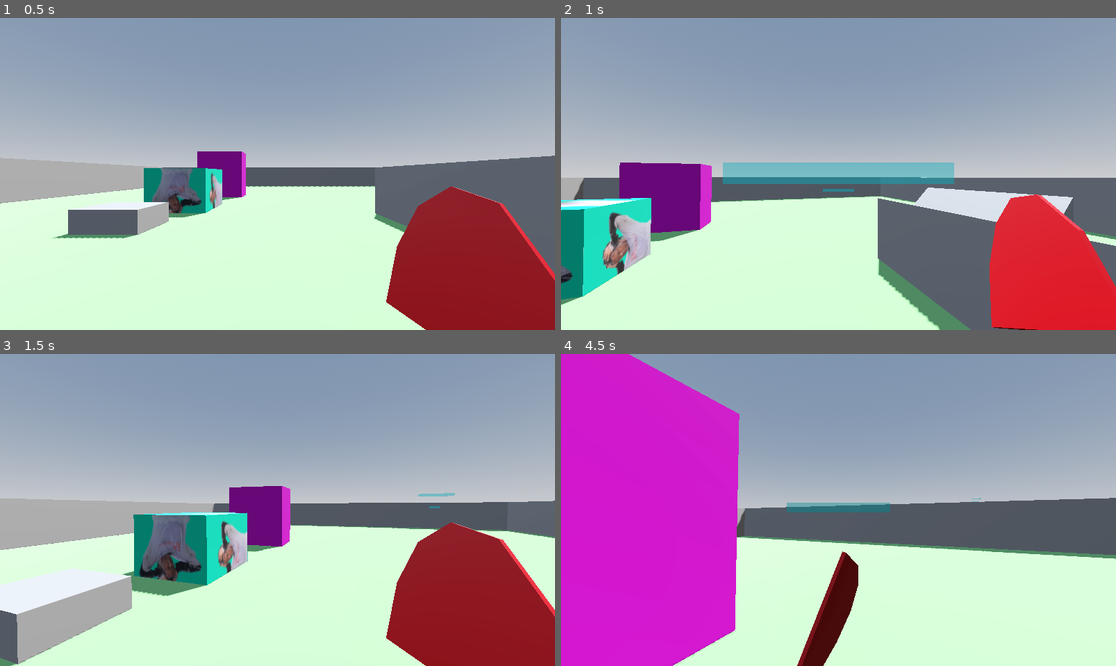
Above: before the commit, frames 1-4 (two rows, left to right).
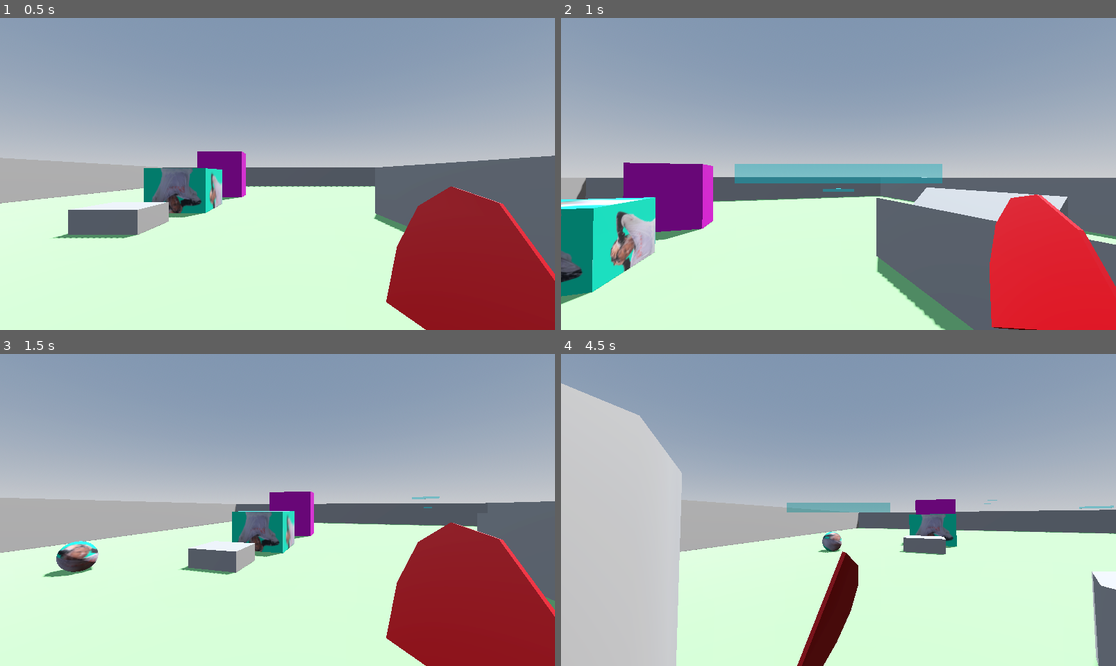
Above: after the commit, the same moments.

Repository: AngeloManlangit/BahalaNa.gd
Game: Godot game, scene res://scenes/game.tscn
Two runs of this game, one before a commit and one after it. Both use one fixed random seed, a clock stepped at 60 frames per second and the inputs below.
Inputs (mouse positions are in pixels of both pictures, inside the frame that each line leads up to):
- Up to frame 1 (0.5 s): no input
- Up to frame 2 (1 s): tap Enter (ui_accept) at 0.5 s; move the mouse to (866, 174) at 0.52 s; press the mouse at (866, 174) at 0.53 s; hold W (move_up) from 0.53 s (still down); tap Space (jump) at 0.77, 0.8 s
- Up to frame 3 (1.5 s): keep holding W (move_up); tap Space (jump) at 1.07, 1.35 s; move the mouse to (249, 510) at 1.27 s; release the mouse at (249, 510) at 1.28 s
- Up to frame 4 (4.5 s): keep holding W (move_up); tap Space (jump) at 1.52, 1.82, 2.3, 3.02, 3.32, 3.6, 3.77, 4.07 s; click (810, 510) at 1.55 s; move the mouse to (849, 503) at 2.02 s; press the mouse at (849, 503) at 2.03 s; move the mouse to (832, 516) at 2.77 s; release the mouse at (832, 516) at 2.78 s; click (832, 516) at 2.85 s; move the mouse to (877, 513) at 3.52 s; click (877, 513) at 3.67 s; move the mouse to (794, 506) at 4.27 s; click (794, 506) at 4.35 s

Frame 1 is identical in both runs. In frame 2, 3.3% of the frame differs, in the area x 0-100%, y 46-100%; in frame 3, 15%; in frame 4, 38%, in the area x 0-100%, y 0-100%.

Commit message:
Save before trying to refactor

Diff:
--- a/scenes/game.tscn
+++ b/scenes/game.tscn
@@ -127,3 +127,5 @@
 transform = Transform3D(1, 0, 0, 0, 1, 0, 0, 0, 1, 0.53998804, 3.447497, 13.388834)
 use_collision = true
 height = 7.667366
+
+[node name="AudioManager" type="Node" parent="."]
--- a/scenes/player.tscn
+++ b/scenes/player.tscn
@@ -3,7 +3,7 @@
 [ext_resource type="Texture2D" uid="uid://d38inaf4yhtfe" path="res://assets/goofy.png" id="1_3vyb7"]
 [ext_resource type="Script" uid="uid://chvc3jetbh6ws" path="res://scripts/player.gd" id="1_g2els"]
 [ext_resource type="PackedScene" uid="uid://c2qr4p6u8xxje" path="res://scenes/fan.tscn" id="3_qhqgy"]
-[ext_resource type="Script" uid="uid://bqcwjcp13ando" path="res://scripts/item_scripts.gd" id="4_qlg0r"]
+[ext_resource type="Script" uid="uid://cooavnd8bdduu" path="res://scripts/items.gd" id="4_qlg0r"]
 [ext_resource type="Script" uid="uid://ba6cx67kj5sca" path="res://scripts/fan.gd" id="5_tuyoq"]
 
 [sub_resource type="StandardMaterial3D" id="StandardMaterial3D_3vyb7"]
@@ -93,7 +93,7 @@
 [node name="Camera" type="Camera3D" parent="Head"]
 
 [node name="fan" parent="Head/Camera" instance=ExtResource("3_qhqgy")]
-transform = Transform3D(0.034396958, 0.13052814, -0.17028107, 0.06786026, 0.59301025, 0.03936643, 0.35698283, -0.12530462, 0.008924056, 0.65, -0.65, -0.78)
+transform = Transform3D(0.03439695, 0.13052814, -0.17028107, 0.06786024, 0.59301025, 0.03936643, 0.35698274, -0.12530462, 0.008924056, 0.65, -0.65, -0.78)
 
 [node name="AnimationPlayer" type="AnimationPlayer" parent="Head/Camera/fan"]
 libraries = {
@@ -106,10 +106,10 @@
 
 [node name="Coyote_Timer" type="Timer" parent="."]
 
-[node name="Item_Scripts" type="Node" parent="."]
+[node name="Items" type="Node3D" parent="."]
 script = ExtResource("4_qlg0r")
 
-[node name="Fan" type="Node" parent="Item_Scripts"]
+[node name="Fan" type="Node3D" parent="Items"]
 script = ExtResource("5_tuyoq")
 
 [connection signal="timeout" from="Coyote_Timer" to="." method="on_coyote_timeout"]
--- a/scripts/fan.gd
+++ b/scripts/fan.gd
@@ -16,7 +16,7 @@
 	if !item_animation.is_playing():
 		item_animation.play("shoot")
 		generate_windslash()
-		if !is_on_floor():
+		if !player_body.is_on_floor():
 			# parameter for the power of the backblast
 			fan_blast(10)
 
@@ -28,9 +28,9 @@
 
 func fan_blast(blast_power: float):
 	# for the backward motion
-	velocity.x = -head.basis.x.z * (blast_power / 2)
-	velocity.z = head.basis.x.x * (blast_power / 2)
-	velocity.y = -camera.basis.y.z * blast_power
+	player_body.velocity.x = -head.basis.x.z * blast_power
+	player_body.velocity.z = head.basis.x.x * blast_power
+	player_body.velocity.y = -camera.basis.y.z * blast_power
 	fan_jumped = true
 	get_tree().create_timer(fan_cooldown_time).timeout.connect(on_fan_blast_timeout)
 
--- a/scripts/item_scripts.gd
+++ /dev/null
@@ -1,2 +0,0 @@
-class_name Items
-extends CharacterBody3D
--- /dev/null
+++ b/scripts/items.gd
@@ -0,0 +1,9 @@
+@abstract class_name Items
+extends Node3D
+
+@onready var player_body: CharacterBody3D = get_parent() as CharacterBody3D
+
+var uses: int
+
+func apply_shoot():
+	pass
--- a/scripts/player.gd
+++ b/scripts/player.gd
@@ -24,7 +24,7 @@
 @onready var item_animation: AnimationPlayer = $Head/Camera/fan/AnimationPlayer
 @onready var item_aim: RayCast3D = $Head/Camera/Aim
 var fan_jumped: bool = false
-var fan_cooldown_time: float = 0.1
+var fan_cooldown_time: float = 0.4
 
 var windslash = load("res://scenes/windslash.tscn")
 var instance
@@ -121,11 +121,11 @@
 
 func fan_blast(blast_power: float):
 	# for the backward motion
-	velocity.x = -head.basis.x.z * (blast_power / 2)
-	velocity.z = head.basis.x.x * (blast_power / 2)
+	velocity.x = -head.basis.x.z * (blast_power)
+	velocity.z = head.basis.x.x * (blast_power)
 	velocity.y = -camera.basis.y.z * blast_power
 	fan_jumped = true
-	get_tree().create_timer(jump_buffer_time).timeout.connect(on_fan_blast_timeout)
+	get_tree().create_timer(fan_cooldown_time).timeout.connect(on_fan_blast_timeout)
 
 func on_fan_blast_timeout():
 	fan_jumped = false
Not shown, removed: scripts/item_scripts.gd.uid
Not shown, added: scripts/items.gd.uid
